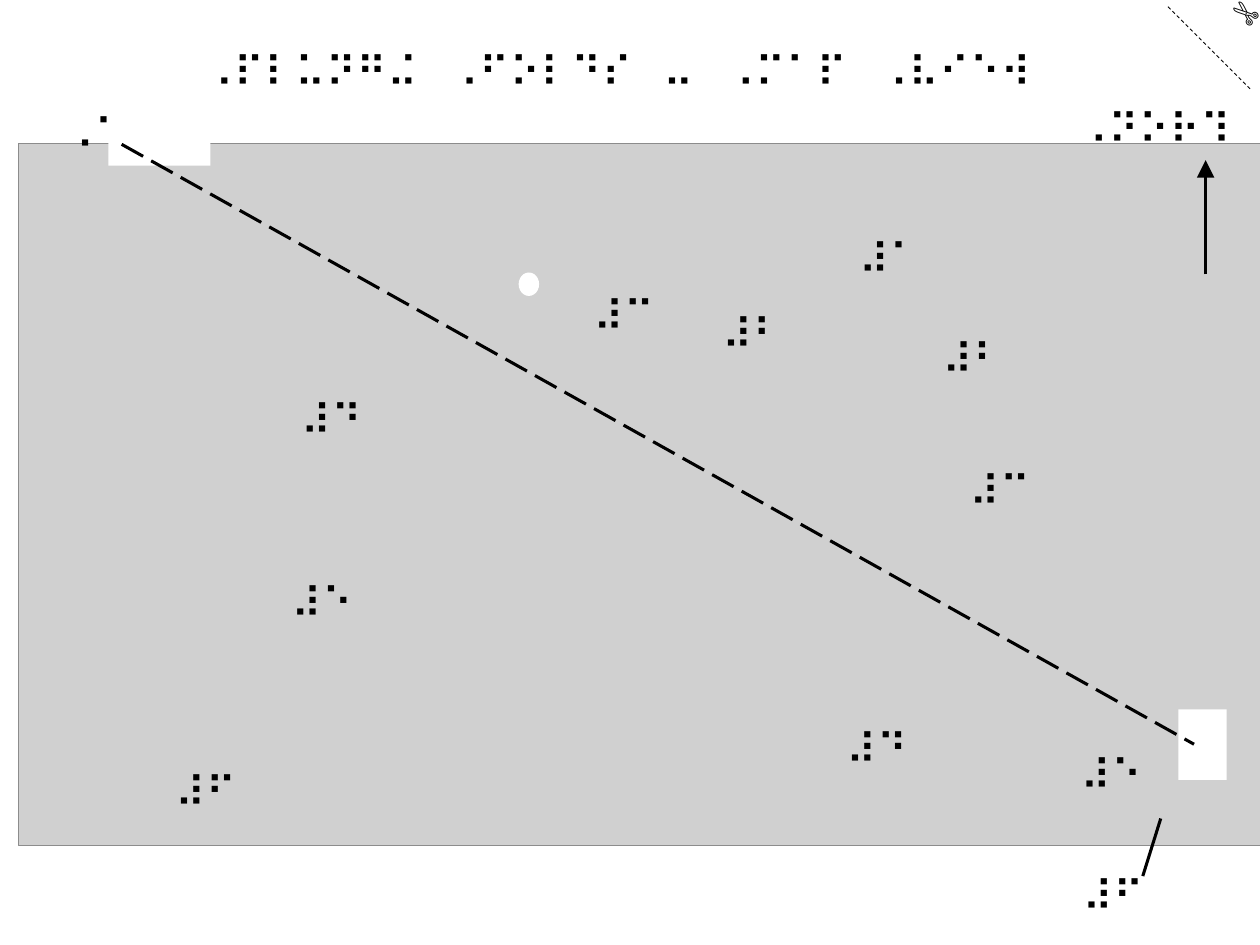
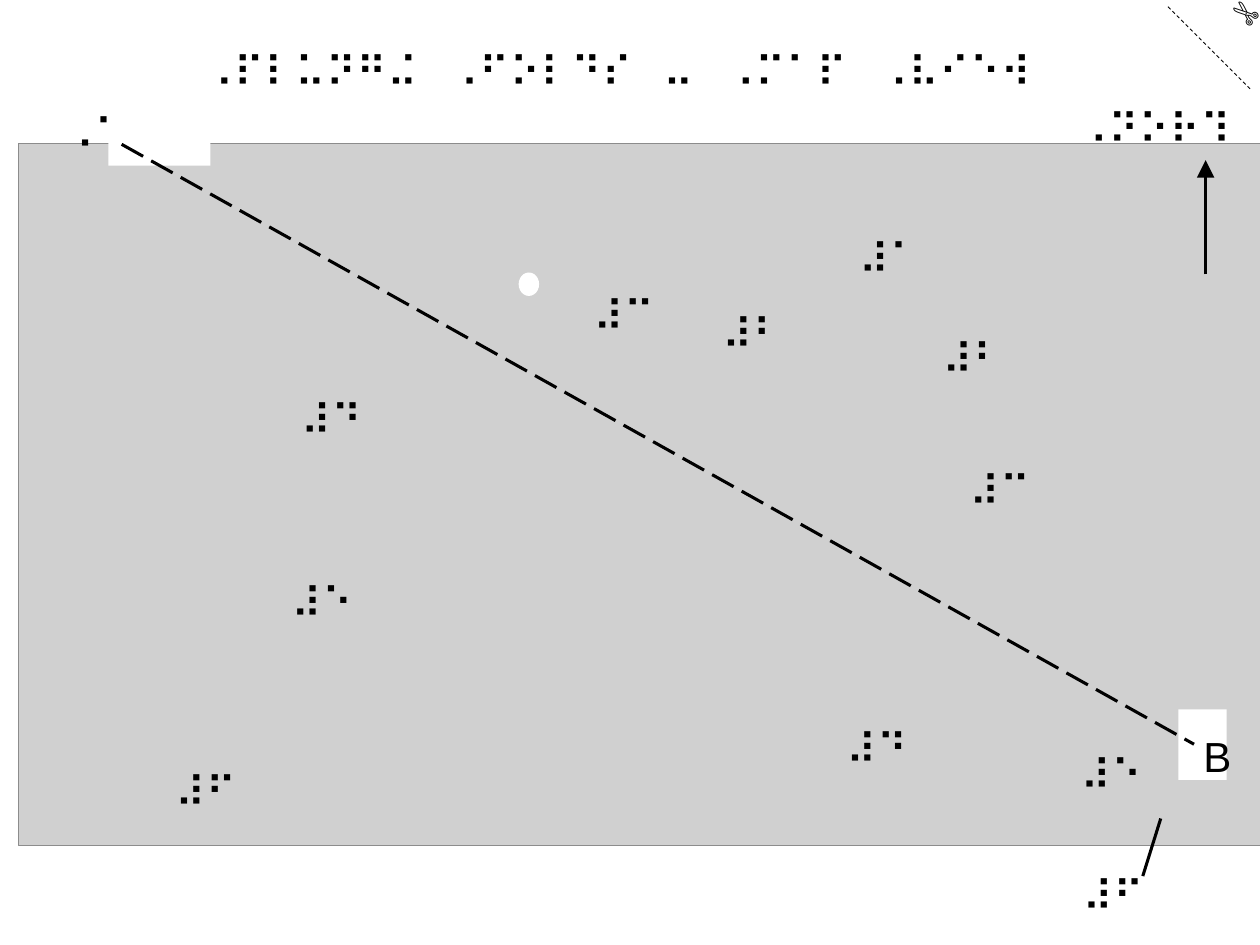
Before and after one commit to the-iagd/geological_tactile_image_repository, a slide deck: slide 2 of assets/tactile_image_files/0046-plunging_folds_map_view/0046-plunging_folds_map_view.pptx. Drawn at 1260x945 pixels with LibreOffice and Linux fonts; fonts in the diff are those of the drawing; grey boxes stand for pictures. Boxes give left, top, right and bottom in pixels: in the first picture for what was removed or moved away, otherwise in the second. Text is boxed around its words. In the diff, an @@ line names an element or a change of style, - is before the commit and + after.

```diff
--- a/assets/tactile_image_files/0046-plunging_folds_map_view/0046-plunging_folds_map_view.pptx
+++ b/assets/tactile_image_files/0046-plunging_folds_map_view/0046-plunging_folds_map_view.pptx
@@ text added at [1203, 738, 1231, 780], 24 pt, text #000000 @@
+B
```
Also in this commit, not shown: 9 other files.
